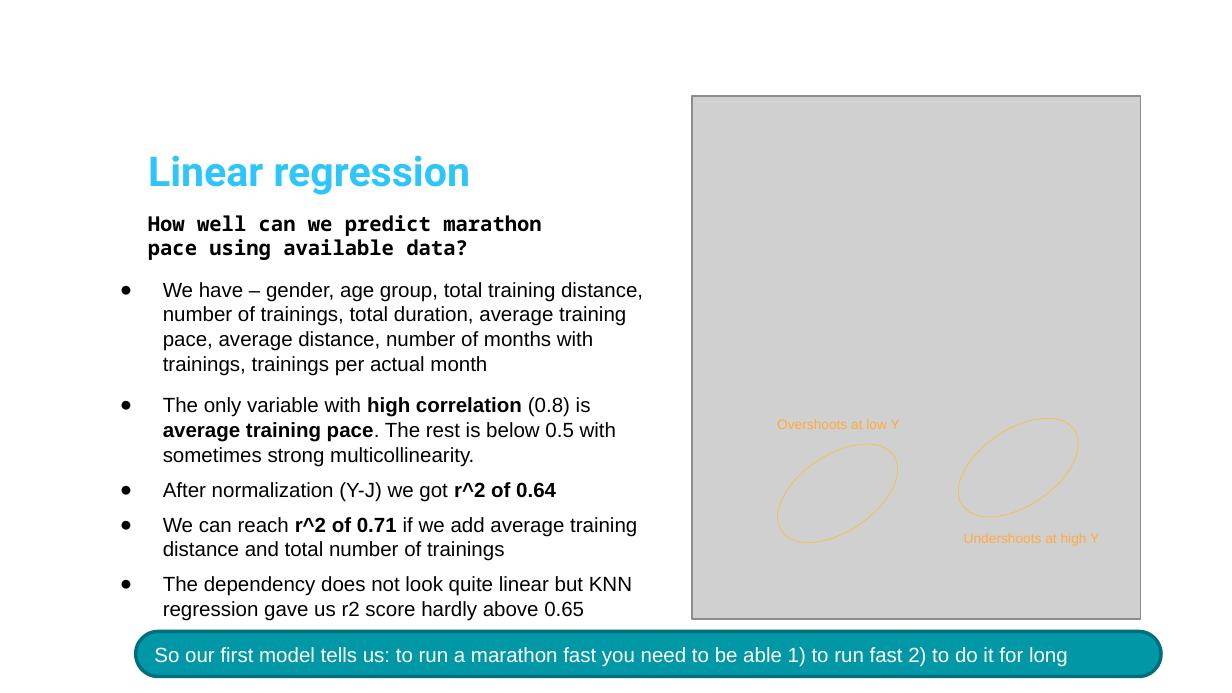
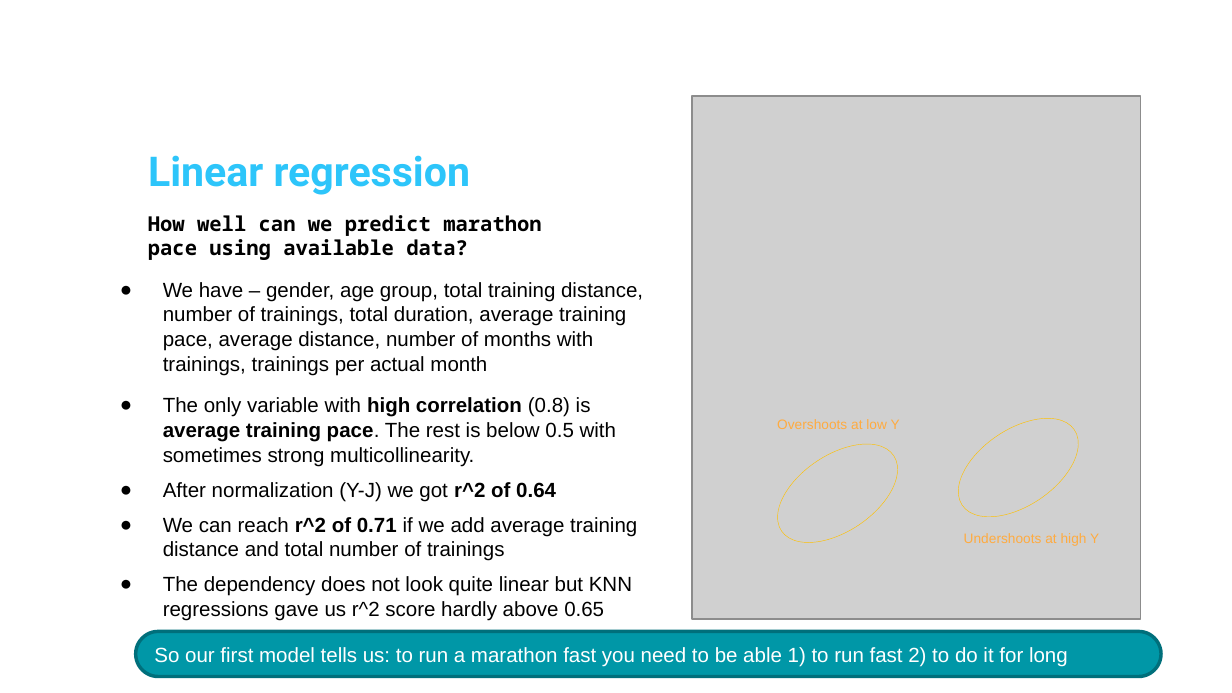
Before and after one commit to dmitry-an-git/ironhack_project_1, a slide deck: slide 8 of project_marathon.pptx. Drawn at 1232x693 pixels with LibreOffice and Linux fonts; fonts in the diff are those of the drawing; grey boxes stand for pictures; background and template pictures are left out. Boxes give left, top, right and bottom in pixels: in the first picture for what was removed or moved away, otherwise in the second. Text is boxed around its words. In the diff, an @@ line names an element or a change of style, - is before the commit and + after.

```diff
--- a/project_marathon.pptx
+++ b/project_marathon.pptx
@@ text at [163,576,632,621]: text changed @@
-● The dependency does not look quite linear but KNN regression gave us r2 score hardly above 0.65
+● The dependency does not look quite linear but KNN regressions gave us r^2 score hardly above 0.65
```
Also in this commit, not shown: 10 other slides changed.
